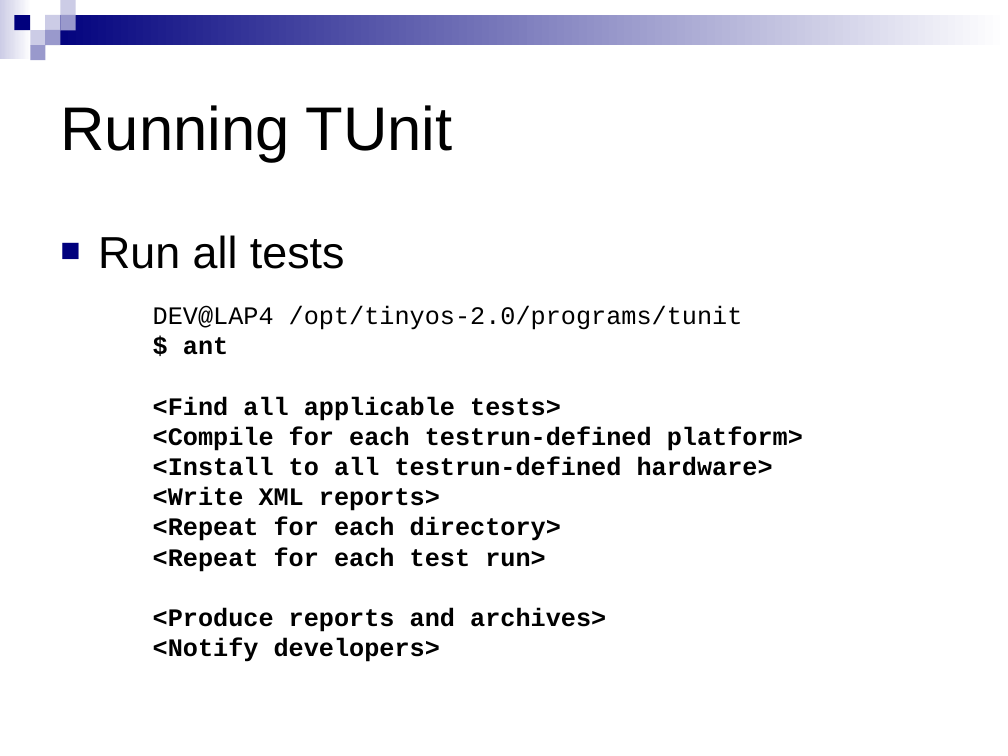
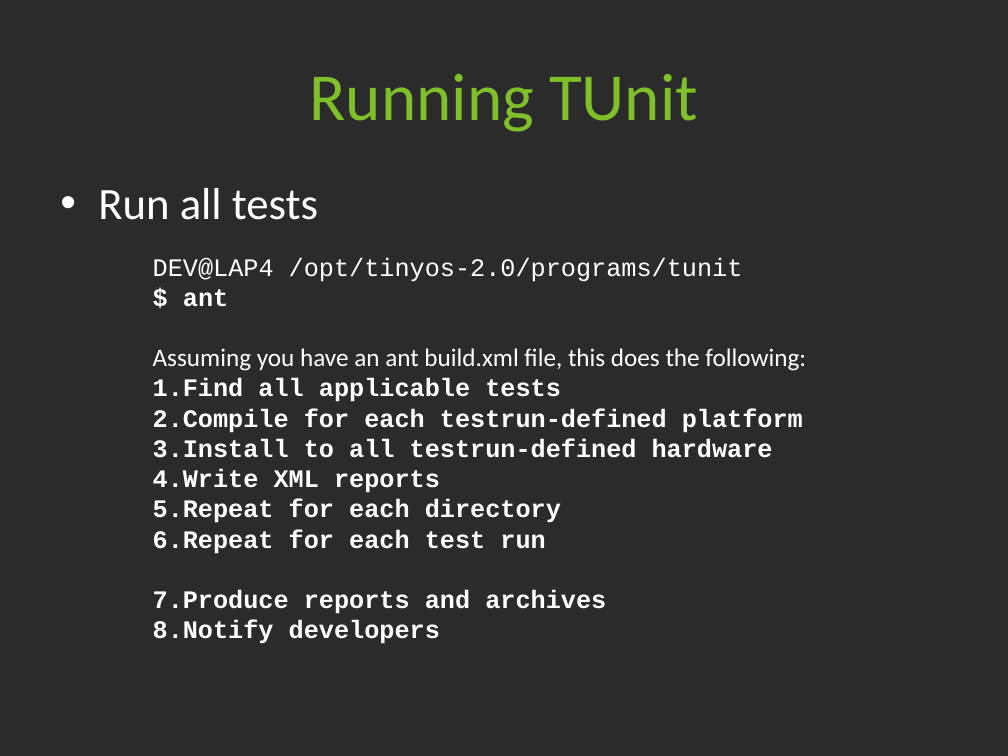
Before and after one commit to tyll/tinyos-2.x-contrib, a slide deck: slide 30 of tunit/docs/TUnit Intro.ppt (slide 28 before the commit). Drawn at 1008x756 pixels with LibreOffice and Linux fonts; fonts in the diff are those of the drawing; background and template pictures are left out; a plain dark background stands for a picture behind light text. Boxes give left, top, right and bottom in pixels: in the first picture for what was removed or moved away, otherwise in the second. Text is boxed around its words. In the diff, an @@ line names an element or a change of style, - is before the commit and + after.

Commit message:
Updated the TUnit presentation, removed some unnecessary files.  Lots of the documentation is on http://docs.tinyos.net/index.php/TUnit

```diff
--- a/tunit/docs/TUnit Intro.ppt
+++ b/tunit/docs/TUnit Intro.ppt
@@ background #FFFFFF to picture (left out) @@
@@ group removed at box(0, 0, 1008, 60): 9 rectangles @@
@@ title "Running TUnit": place and size @@
-title "Running TUnit" at box(60, 105, 453, 162)
+title "Running TUnit" at box(309, 74, 698, 132)
@@ title "Running TUnit" at box(309, 74, 698, 132): size 44 to 48 pt, font Arial to Calibri, text colour #000000 to #7EBF2A; alignment left to centre @@
@@ text "Run all tests": place and size @@
-text "Run all tests" at box(98, 235, 345, 269)
+text "Run all tests" at box(98, 188, 318, 220)
@@ text "Run all tests" at box(98, 188, 318, 220): font Arial to Calibri, text colour #000000 to #FFFFFF; bullet ■ to •; bullet colour #00007D to #FFFFFF @@
@@ text "DEV@LAP4 /opt/tinyos-2.0/programs/tunit": place and size @@
-text "DEV@LAP4 /opt/tinyos-2.0/programs/tunit" at box(153, 305, 803, 662)
+text "DEV@LAP4 /opt/tinyos-2.0/programs/tunit" at box(153, 257, 806, 644)
@@ text at box(153, 257, 743, 307): text colour #000000 to #FFFFFF in "DEV@LAP4 /opt/tinyos-2.0/programs/tunit", "$ ant" @@
@@ text at box(153, 348, 806, 644): text changed; text colour #000000 to #FFFFFF @@
-<Find all applicable tests>
-<Compile for each testrun-defined platform>
-<Install to all testrun-defined hardware>
-<Write XML reports>
-<Repeat for each directory>
-<Repeat for each test run>
-<Produce reports and archives>
-<Notify developers>
+Assuming you have an ant build.xml file, this does the following:
+1. Find all applicable tests
+2. Compile for each testrun-defined platform
+3. Install to all testrun-defined hardware
+4. Write XML reports
+5. Repeat for each directory
+6. Repeat for each test run
+7. Produce reports and archives
+8. Notify developers
```
Also in this commit, not shown: 34 other slides changed, 4 slides added, 1 slide removed, 3 other files.
